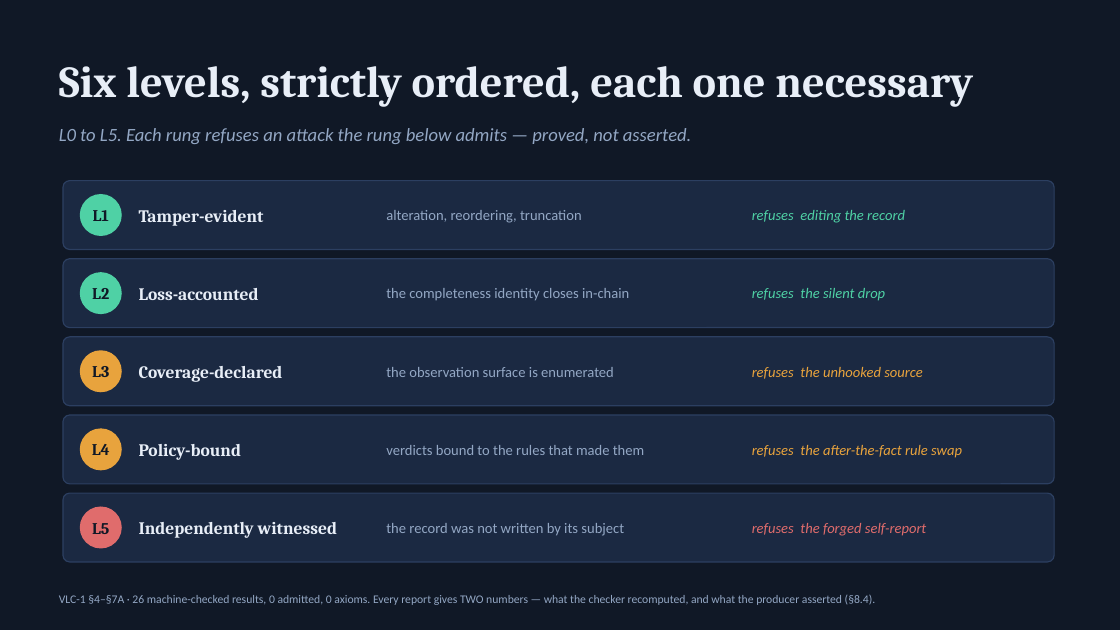
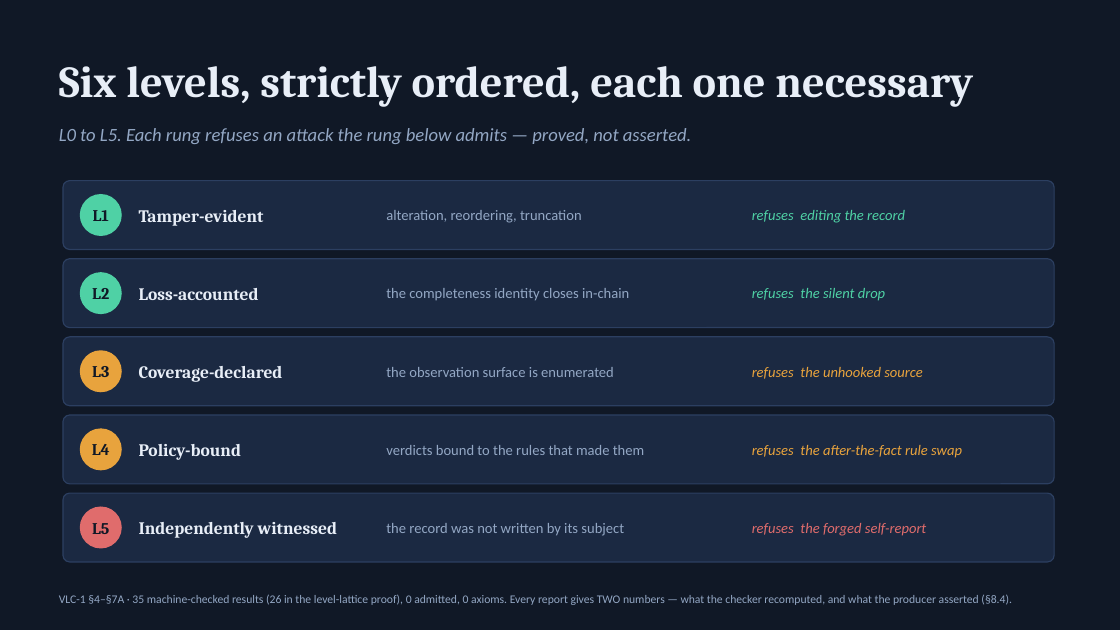
Before and after one commit to MattyIceMatrix/vlc-1, a slide deck: slide 5 of deck/VLC-1.pptx. Drawn at 1120x630 pixels with LibreOffice and Linux fonts; fonts in the diff are those of the drawing. Boxes give left, top, right and bottom in pixels: in the first picture for what was removed or moved away, otherwise in the second. Text is boxed around its words. In the diff, an @@ line names an element or a change of style, - is before the commit and + after.

```diff
--- a/deck/VLC-1.pptx
+++ b/deck/VLC-1.pptx
@@ text at bbox=[59, 594, 1012, 605]: text changed @@
-VLC-1 §4–§7A · 26 machine-checked results, 0 admitted, 0 axioms. Every report gives TWO numbers — what the checker recomputed, and what the producer asserted (§8.4).
+VLC-1 §4–§7A · 35 machine-checked results (26 in the level-lattice proof), 0 admitted, 0 axioms. Every report gives TWO numbers — what the checker recomputed, and what the producer asserted (§8.4).
```
Also in this commit, not shown: 1 other file.
